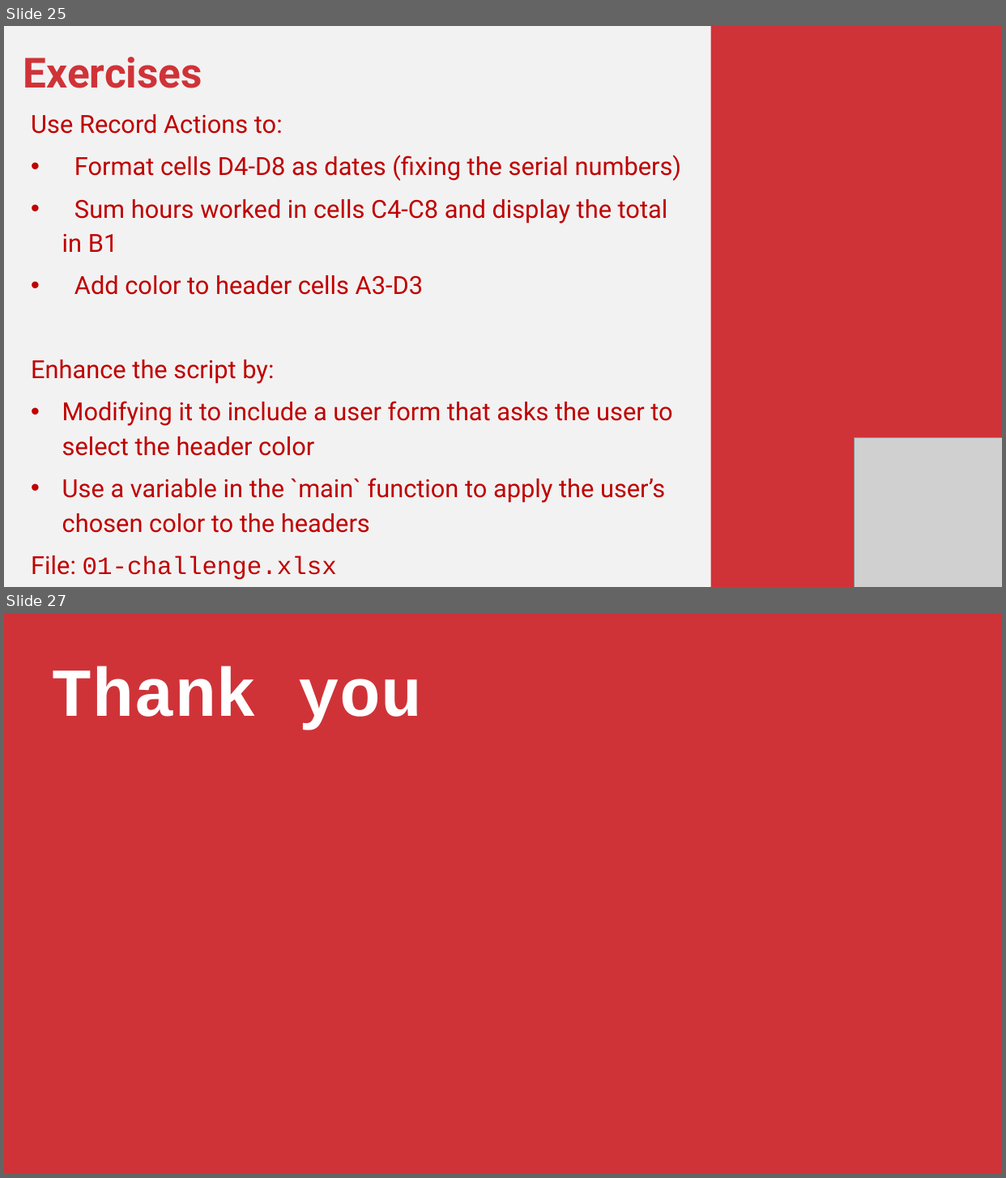
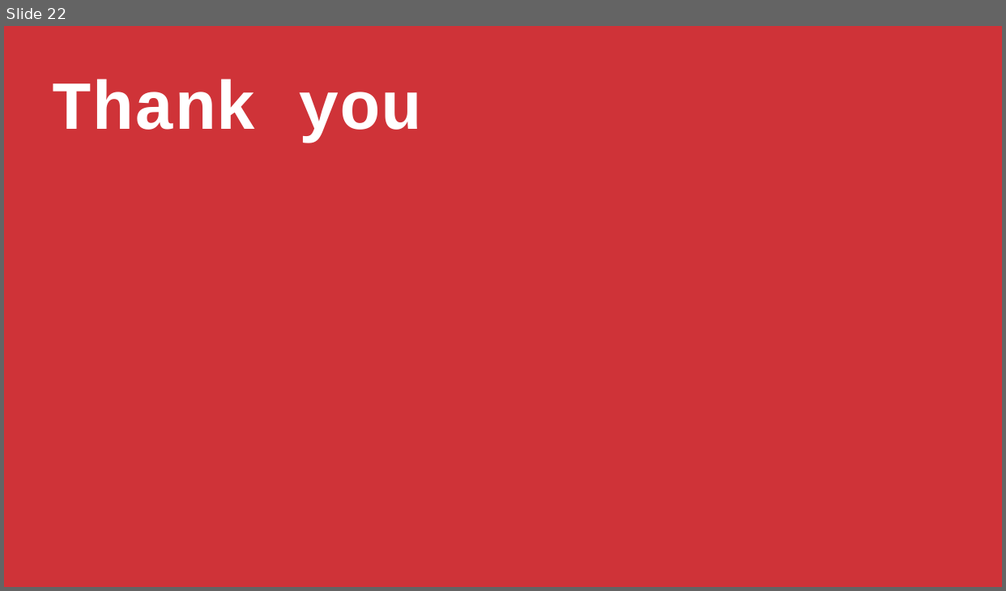
Before and after one commit to stringfestdata/power-automate-for-excel-masterclass, a slide deck: power-automate-for-excel-masterclass.pptx. Shown one above the other, each under a label of ours: slides 25 and 27 before the commit, slide 22 after it; the slides between them are not shown. The pictures are 1006x1178 and 1006x591 pixels, drawn with LibreOffice and Linux fonts; fonts in the diff are those of the drawing; grey boxes stand for pictures. Boxes give left, top, right and bottom in pixels: in the first picture for what was removed or moved away, otherwise in the second. Text is boxed around its words. In the diff, an @@ line names an element or a change of style, - is before the commit and + after.

```diff
--- a/power-automate-for-excel-masterclass.pptx
+++ b/power-automate-for-excel-masterclass.pptx
@@ slide 25 removed at (4, 26, 1002, 587), background #F2F2F2 @@
@@ rectangle removed at (711, 26, 1002, 587) @@
@@ text removed at (23, 57, 682, 533) @@
-Exercises
-Use Record Actions to:
-• Format cells D4-D8 as dates (fixing the serial numbers)
-• Sum hours worked in cells C4-C8 and display the total in B1
-• Add color to header cells A3-D3
-Enhance the script by:
-• Modifying it to include a user form that asks the user to select the header color
-• Use a variable in the `main` function to apply the user’s chosen color to the headers
-File: 01-challenge.xlsx
@@ picture removed at (854, 437, 1002, 587) @@
@@ what was slide 27 is now slide 22 @@
```
Also in this commit, not shown: 7 slides changed, 3 slides added, 7 other slides removed, 7 other files.
